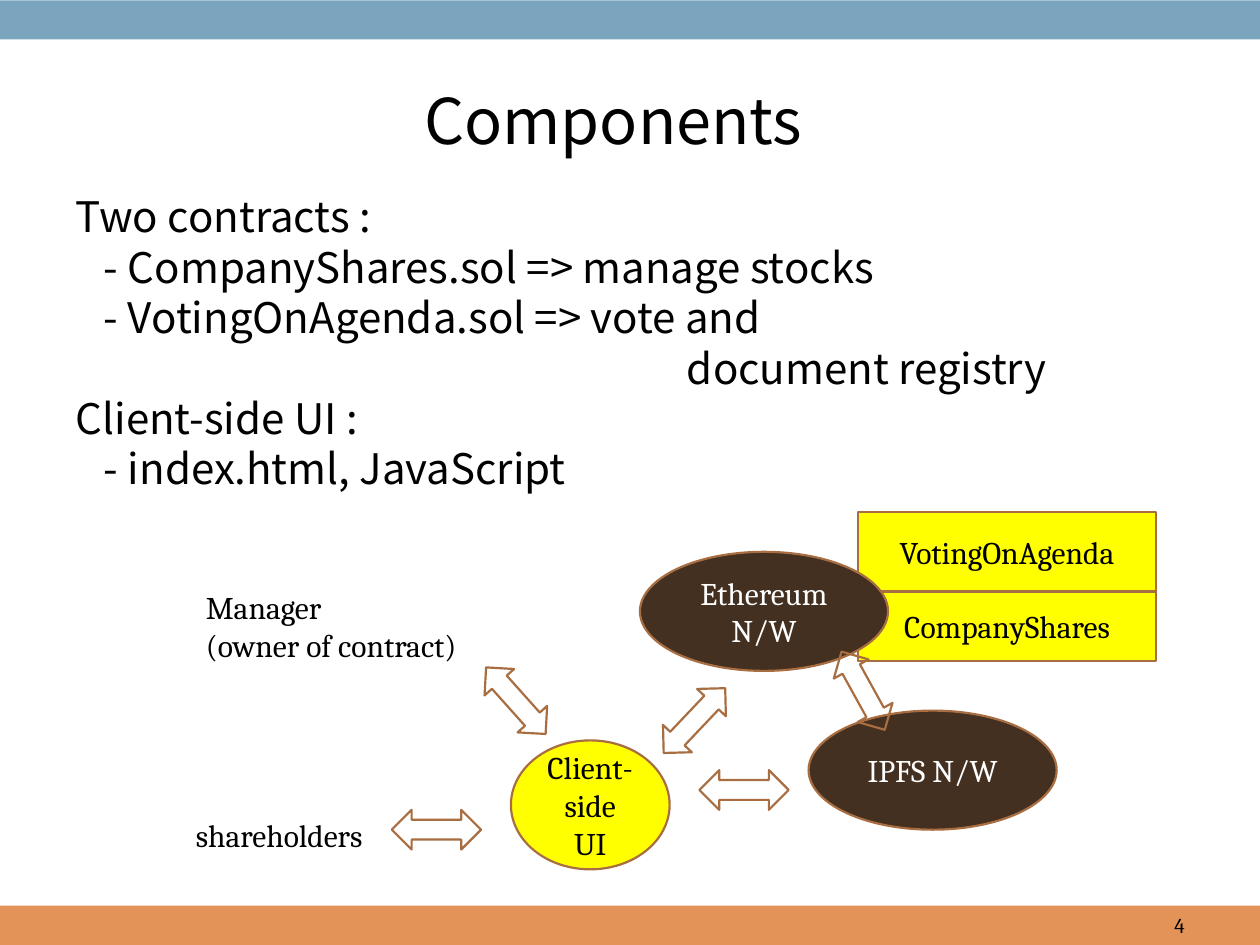
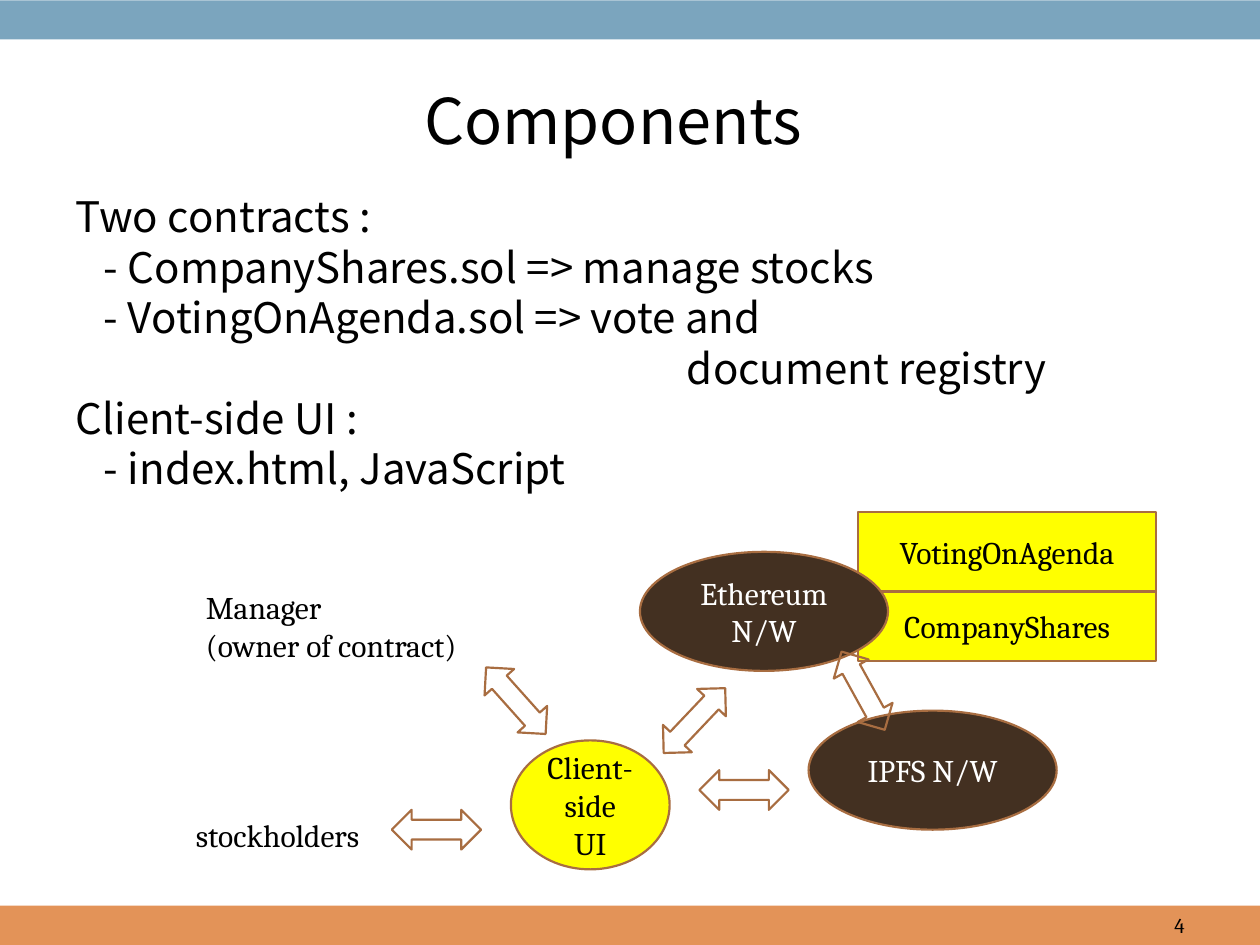
Before and after one commit to hdbaek/NotUsed, a slide deck: slide 4 of AgendaHandling.pptx. Drawn at 1260x945 pixels with LibreOffice and Linux fonts; fonts in the diff are those of the drawing; background and template pictures are left out. Boxes give left, top, right and bottom in pixels: in the first picture for what was removed or moved away, otherwise in the second. Text is boxed around its words. In the diff, an @@ line names an element or a change of style, - is before the commit and + after.

```diff
--- a/AgendaHandling.pptx
+++ b/AgendaHandling.pptx
@@ text at [196,825,359,848]: text changed @@
-shareholders
+stockholders
```
Also in this commit, not shown: 6 other slides changed.
